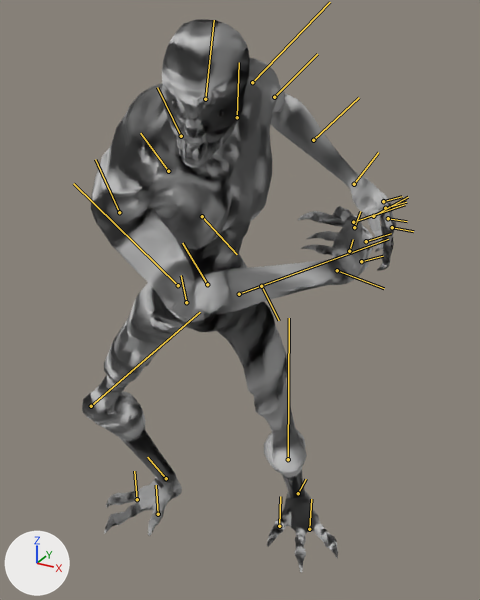
What one commit did to the FBX model Assets/FBX Files/Imp/Anim_Imp_Attack_2.fbx.
Both versions are drawn from a camera (50 mm lens) standing at (1.02, -1.655, 0.73) and looking at (0.065, 0.082, -0.138). The lights are fixed; the arrows at lower left show +X, +Y and +Z. Both versions are drawn at frame 2 of the action 'Take 001'; the numbers are the values there. The bones that bend it are drawn over the model as lines.

In view in the first picture: 'IMP_Mesh'.
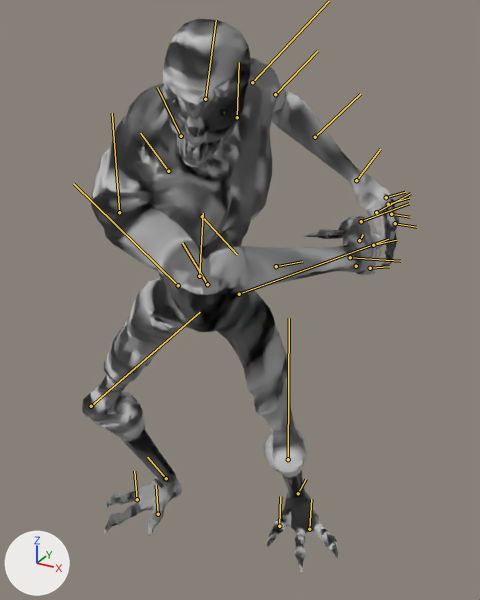
Where the change shows, as pixel boxes [x1, y1, x2, y2] in the pictures (480 x 600 px):
'IMP_Mesh', posed
    before: [82, 19, 396, 573]
    after: [82, 19, 399, 573]
bone 'L_Shoulder', root to tip
    before: (252, 82) to (330, 2)
    after: (252, 82) to (329, 1)
bone 'R_Shoulder', root to tip
    before: (119, 212) to (95, 159)
    after: (119, 212) to (112, 113)
bone 'R_Elbow', root to tip
    before: (186, 302) to (181, 275)
    after: (199, 276) to (203, 213)

Edits to the bpy script that builds the scene:
```text
Change bone_l_shoulder:
    where bone_l_shoulder = bpy.data.objects['Armature'].pose.bones['L_Shoulder']  # child of 'L_Clavicle'
    bone_l_shoulder.rotation_quaternion: (0.919, 0.198, 0.053, -0.336) -> (0.924, 0.197, 0.055, -0.322)  # degrees (20, 13, -38) -> degrees (20, 13, -36)
Change bone_r_shoulder:
    where bone_r_shoulder = bpy.data.objects['Armature'].pose.bones['R_Shoulder']  # child of 'R_Clavicle'
    bone_r_shoulder.rotation_quaternion: (0.842, -0.166, 0.51, -0.056) -> (0.76, -0.232, 0.589, 0.143)  # degrees (-38, 57, -29) -> degrees (-43, 74, -12)
Change bone_r_elbow:
    where bone_r_elbow = bpy.data.objects['Armature'].pose.bones['R_Elbow']  # child of 'R_Shoulder'
    bone_r_elbow.rotation_quaternion: (0.877, -0.023, 0.48, 0.0) -> (0.908, -0.02, 0.418, 0.0)  # degrees (-4, 57, -2) -> degrees (-3, 49, -1)
```
